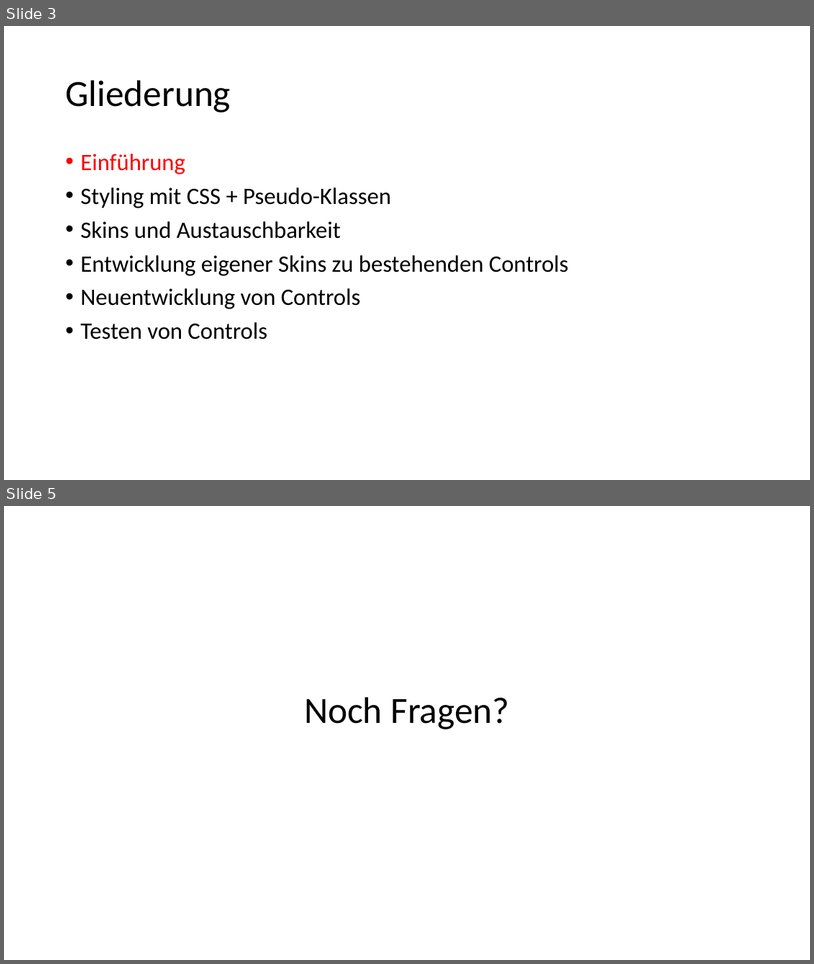
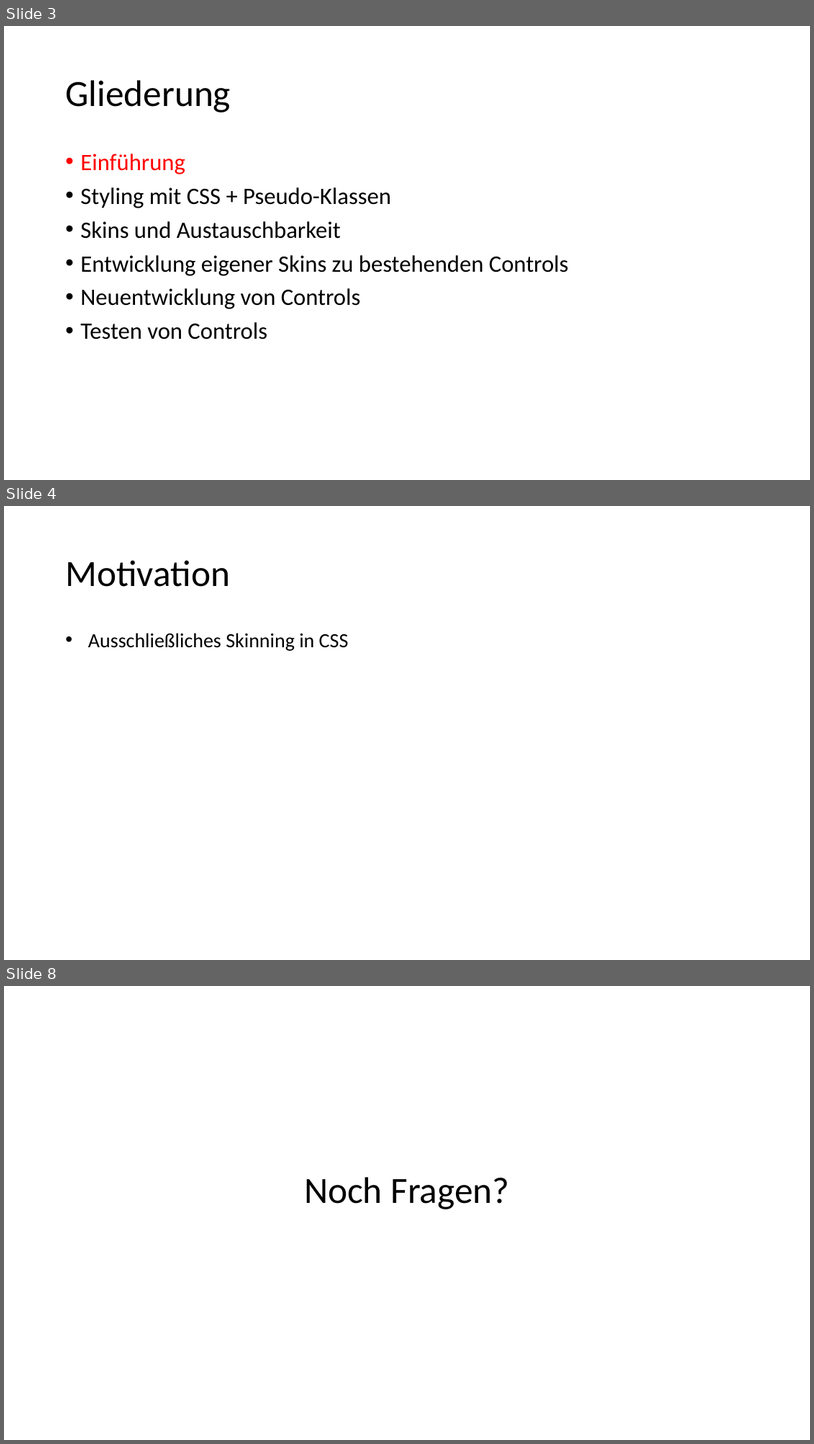
Before and after one commit to anwur88/JFXControls, a slide deck: src/site/pres/CustomControls.pptx. Shown one above the other, each under a label of ours: slides 3 and 5 before the commit, slides 3, 4 and 8 after it; the slides between them are not shown. The pictures are 814x964 and 814x1444 pixels, drawn with LibreOffice and Linux fonts; fonts in the diff are those of the drawing. Boxes give left, top, right and bottom in pixels: in the first picture for what was removed or moved away, otherwise in the second. Text is boxed around its words. In the diff, an @@ line names an element or a change of style, - is before the commit and + after.

```diff
--- a/src/site/pres/CustomControls.pptx
+++ b/src/site/pres/CustomControls.pptx
@@ slide 4 added at (4, 506, 810, 960), background #FFFFFF @@
@@ title added at (65, 560, 230, 587), 44 pt, text #000000 @@
+Motivation
@@ text added at (88, 633, 349, 651), 24 pt, text #000000 @@
+  • Ausschließliches Skinning in CSS
@@ what was slide 5 is now slide 8 @@
```
Also in this commit, not shown: 1 slide changed, 3 other slides added, 1 slide removed.
